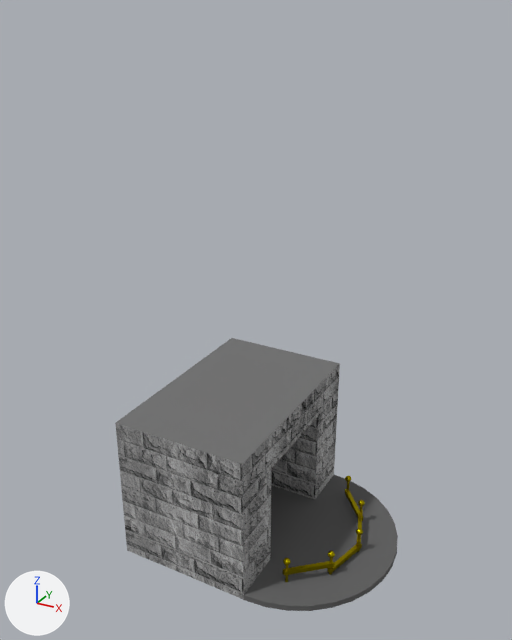
The Blender file Projekt/01-Model/SK_Kamin.blend, before and after one commit.
Rendered twice from a 50 mm camera at (4.7, -7.94, 7.4) aimed at (0.45, -0.2, 3.53). The axes (+X, +Y, +Z) are drawn at lower left. The lights are the same throughout.
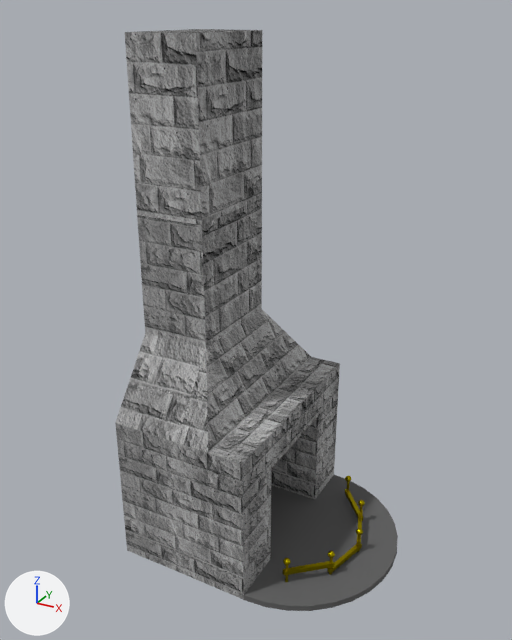
Boxes (x1, y1, x2, y2) around the edits, measured in the pictures (512 x 640 px):
'Cube', reshaped (113% taller)
    before: (115, 338, 398, 611)
    after: (115, 29, 398, 611)
part 1 of me_cube_001, built on
    before: (116, 338, 311, 453)
    after: (115, 29, 311, 453)
part 2 of me_cube_001, surface changed
    both: (209, 357, 340, 464)

Edits to the bpy script that builds the scene:
```text
Change me_cube_001:
    used by ob_cube; location = (0.0, 0.0, 0.0); scale = (1.0, 1.56, 1.11)
    remove me_cube_001.from_pydata(...)  # 2930 vertices, 2886 faces; spans x -1.0..2.57, y -1.0..1.0, z -0.01..2.0
    add me_cube_001.from_pydata(...)  # 2949 vertices, 2908 faces; spans x -1.0..2.57, y -1.0..1.0, z -0.01..6.44
    me_cube_001 part 1
    4 vertices are removed from x -0.5..0.0, y -0.5..0.5, z 2.0
    12 faces are deleted
    2 vertices move from x -0.5..0.0, y 0.0, z 2.0 to x -1.0..0.0, y 0.0, z 2.93
    6 vertices are added at (-1.0, 0.5, 2.93), (0.0, 0.5, 2.93), (-0.5, 0.5, 2.93), (-0.5, -0.5, 6.44), (-0.5, -0.5, 2.93), (-0.5, -0.5, 4.46)
    5 new vertices lie (0.0, 0.0, 1.53) away from vertices in x -1.0..0.0, y 0.0..0.5, z 2.0..2.93
    5 new vertices lie (0.0, 0.0, 1.98) away from vertices in x -1.0..0.0, y 0.0..0.5, z 4.46
    7 new vertices lie (0.0, -0.5, 0.0) away from vertices in x -1.0..0.0, y 0.0..0.5, z 2.0..6.44
    34 new faces join them, mat_steine (picture img_sk_kamin_uv_map_texture_png_001)
    me_cube_001 part 2: 4 kept faces spanning x 0.5..1.0, y -1.0..1.0, z 2.0 get new texture (UV) coordinates
```
